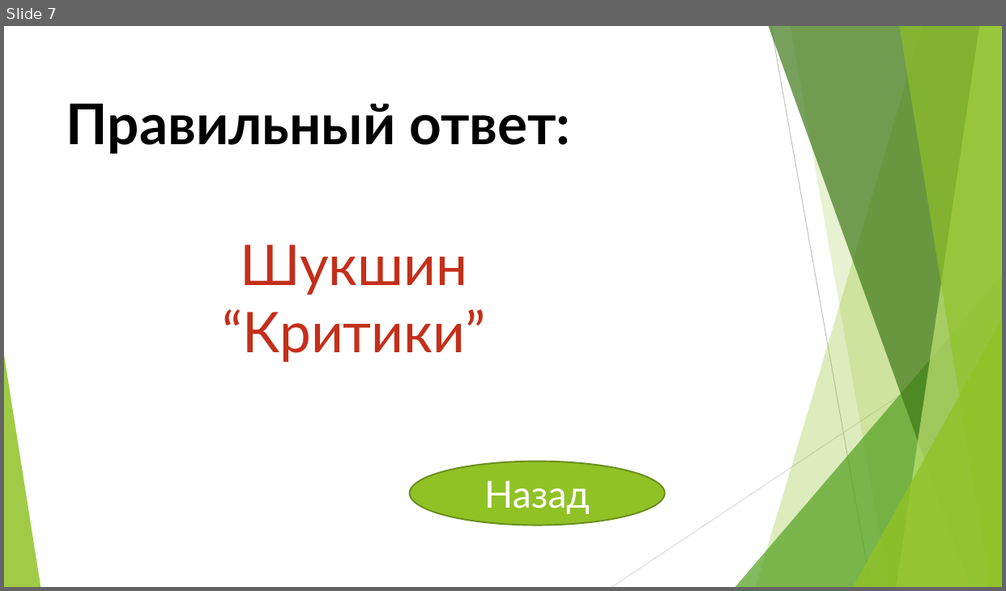
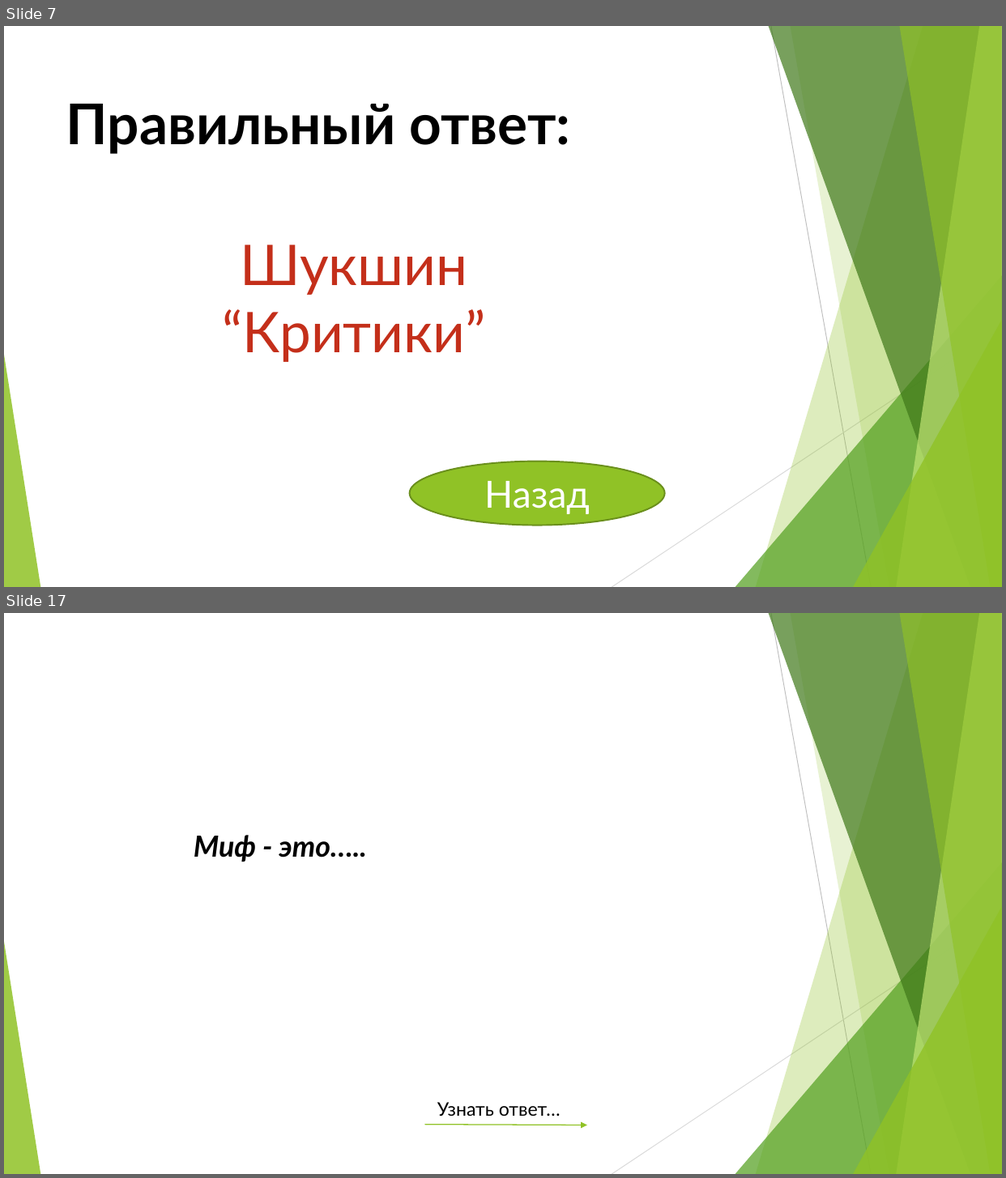
Before and after one commit to Yaric2010/ABOBA228, a slide deck: Презентация_ЯРИК_ЗЩЕЙНАБ_РЕНАТ_АМИРА.pptx. Shown one above the other, each under a label of ours: slide 7 before the commit, slides 7 and 17 after it; the slides between them are not shown. The pictures are 1006x591 and 1006x1178 pixels, drawn with LibreOffice and Linux fonts; fonts in the diff are those of the drawing. Boxes give left, top, right and bottom in pixels: in the first picture for what was removed or moved away, otherwise in the second. Text is boxed around its words. In the diff, an @@ line names an element or a change of style, - is before the commit and + after.

```diff
--- a/Презентация_ЯРИК_ЗЩЕЙНАБ_РЕНАТ_АМИРА.pptx
+++ b/Презентация_ЯРИК_ЗЩЕЙНАБ_РЕНАТ_АМИРА.pptx
@@ slide 17 added at bbox=[4, 613, 1002, 1174], background #FFFFFF; not listed: 10 template elements that a slide beside it also shows @@
@@ text added at bbox=[194, 835, 367, 862], 28 pt, text #000000, bold, italic @@
+Миф - это…..
@@ text added at bbox=[437, 1102, 560, 1116], 18 pt, text #000000 @@
+Узнать ответ…
@@ arrow added from (425, 1125) to (587, 1126), #90C226 1 pt @@
```
Also in this commit, not shown: 2 slides changed, 24 other slides added.
